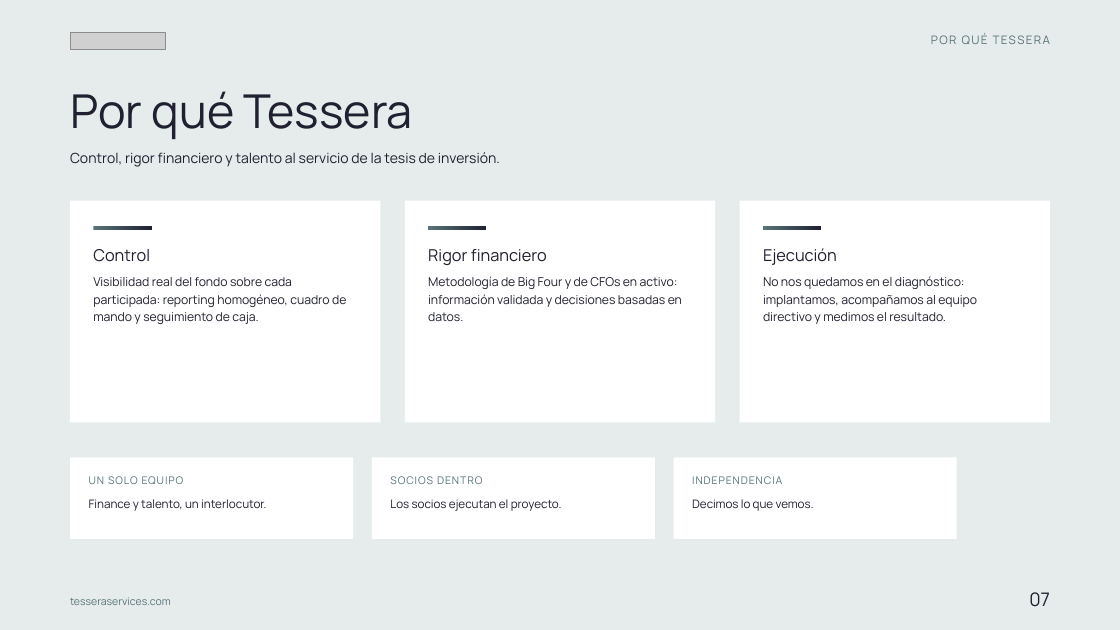
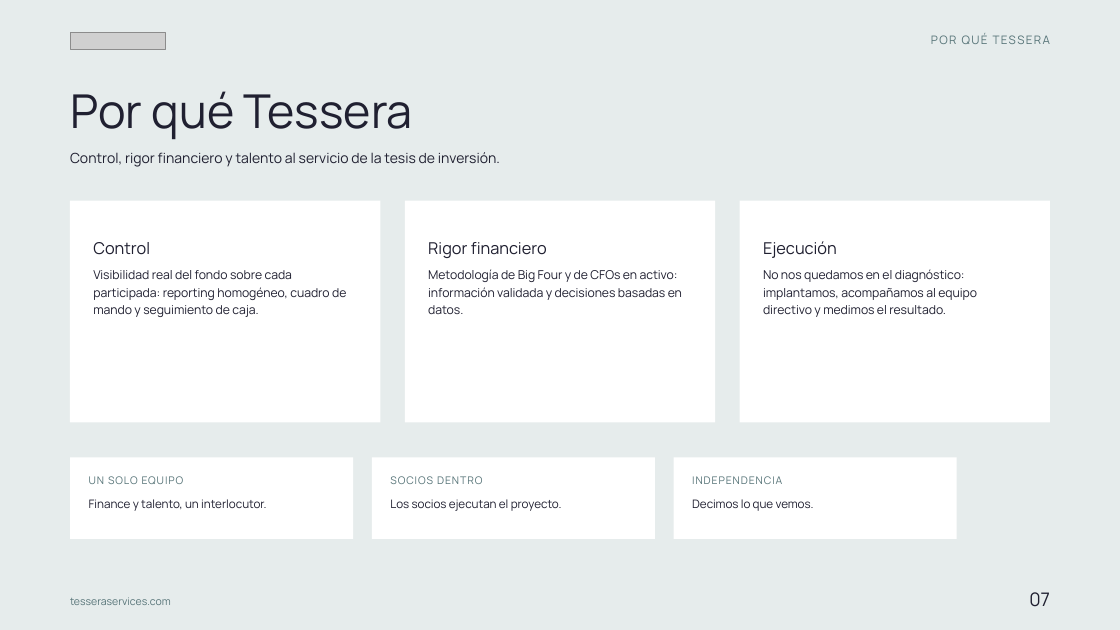
Before and after one commit to Tesserers/TESSAIX, a slide deck: slide 9 of plantilla_hc_finance.pptx. Drawn at 1120x630 pixels with LibreOffice and Linux fonts; fonts in the diff are those of the drawing; grey boxes stand for pictures. Boxes give left, top, right and bottom in pixels: in the first picture for what was removed or moved away, otherwise in the second. Text is boxed around its words. In the diff, an @@ line names an element or a change of style, - is before the commit and + after.

```diff
--- a/plantilla_hc_finance.pptx
+++ b/plantilla_hc_finance.pptx
@@ rectangle removed at <box>93,226,151,229</box> @@
@@ rectangle removed at <box>429,226,486,229</box> @@
@@ 3 texts: place and size @@
-3 texts at <box>93,248,977,324</box>
+3 texts at <box>93,241,977,317</box>
@@ rectangle removed at <box>763,226,821,229</box> @@
```
Also in this commit, not shown: 10 other slides changed, 7 other files.
